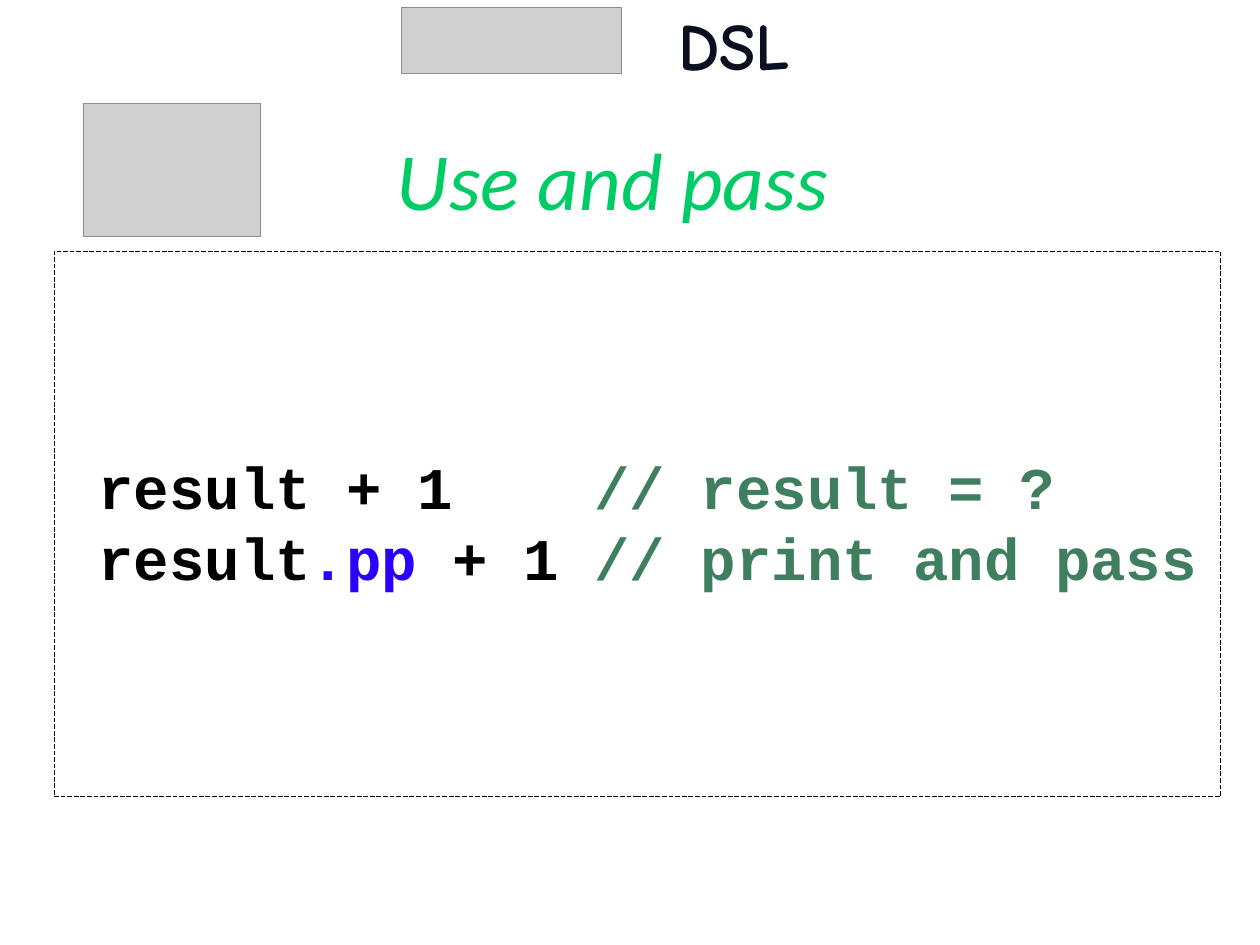
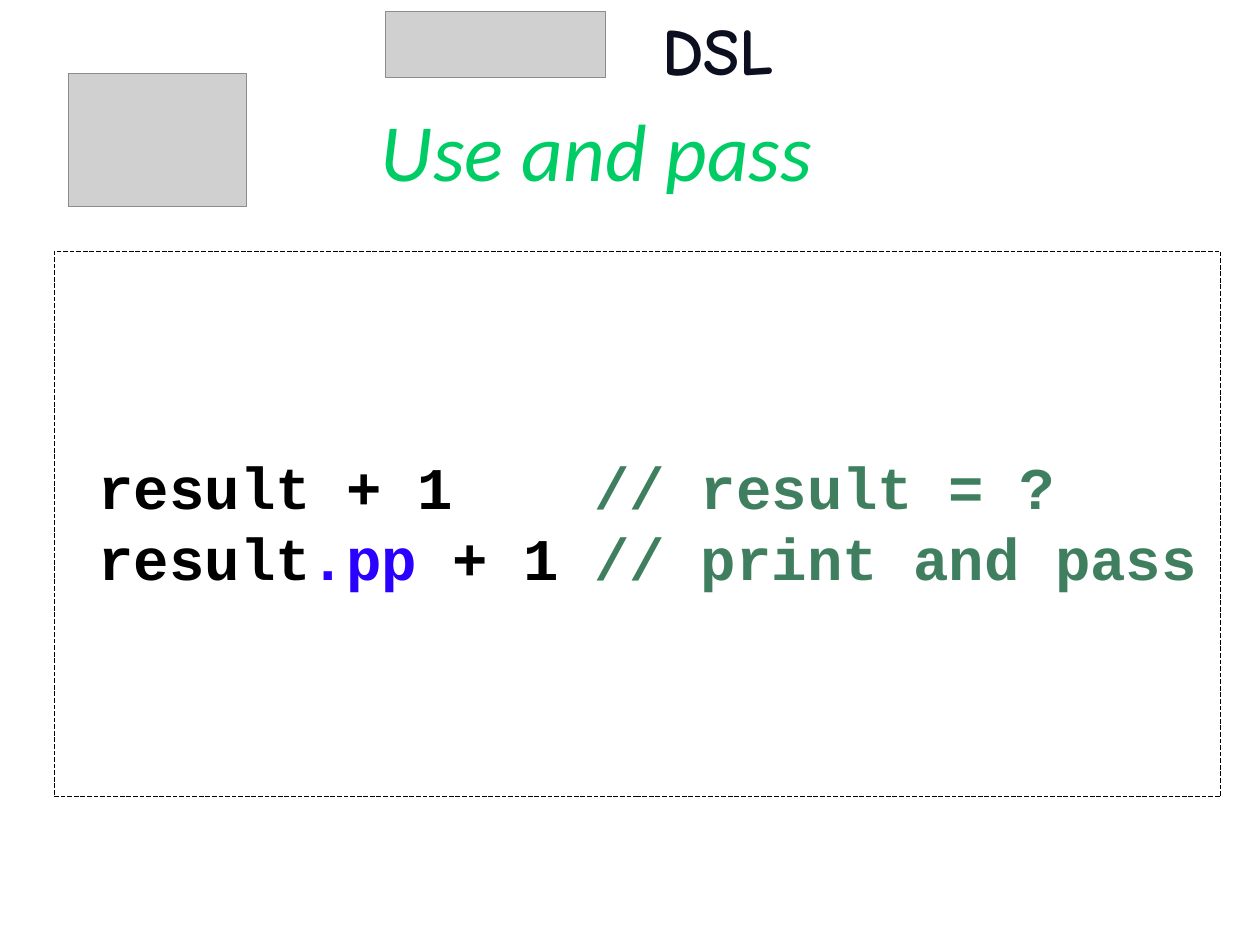
Before and after one commit to etorreborre/oscon-2010, a slide deck: slide 41 of src/main/resources/oscon_2010_specs.pptx. Drawn at 1260x945 pixels with LibreOffice and Linux fonts; fonts in the diff are those of the drawing; grey boxes stand for pictures; background and template pictures are left out. Boxes give left, top, right and bottom in pixels: in the first picture for what was removed or moved away, otherwise in the second. Text is boxed around its words. In the diff, an @@ line names an element or a change of style, - is before the commit and + after.

```diff
--- a/src/main/resources/oscon_2010_specs.pptx
+++ b/src/main/resources/oscon_2010_specs.pptx
@@ title "DSL": place and size @@
-title "DSL" at box(678, 25, 790, 71)
+title "DSL" at box(662, 30, 774, 76)
@@ picture: place and size @@
-picture at box(401, 7, 622, 73)
+picture at box(385, 12, 606, 77)
@@ picture: place and size @@
-picture at box(83, 104, 261, 237)
+picture at box(69, 74, 246, 206)
@@ text "Use and pass": place and size @@
-text "Use and pass" at box(397, 153, 828, 223)
+text "Use and pass" at box(381, 124, 812, 194)
```
Also in this commit, not shown: 47 other slides changed, 1 slide removed.
